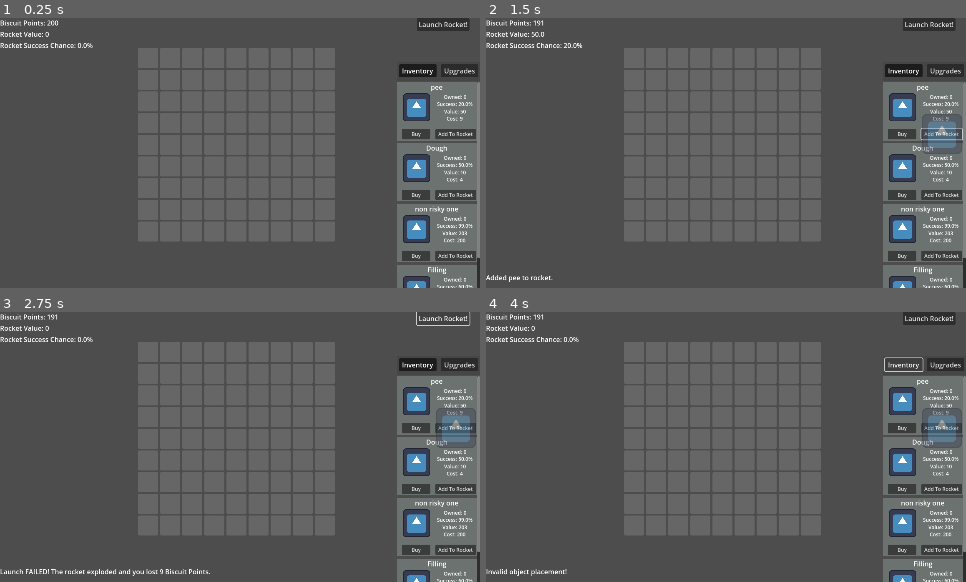
Above: before the commit, frames 1-4 (two rows, left to right).
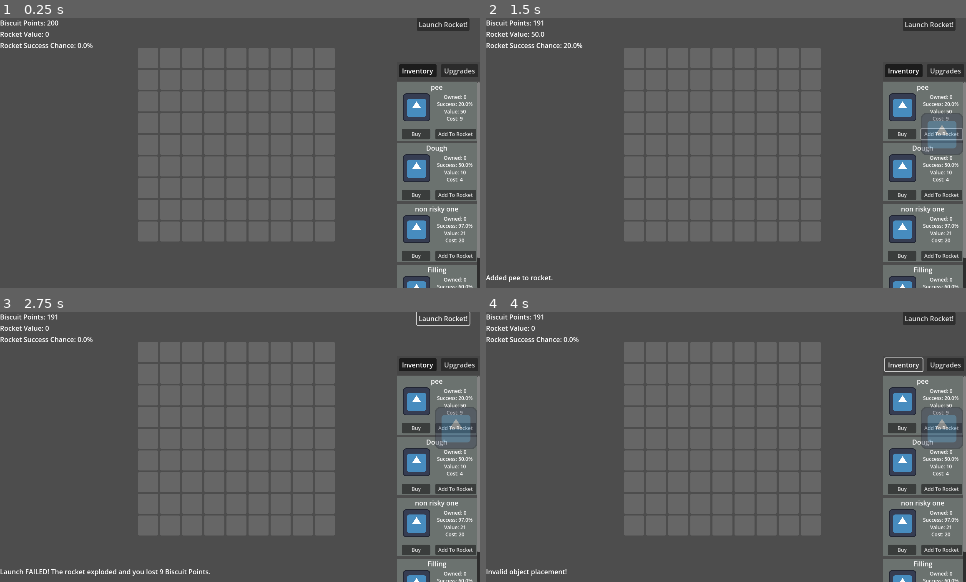
Above: after the commit, the same moments.

Repository: A-coder152/Build-a-Biscship-public
Game: Godot game, scene res://main.tscn
Same seed, same stepped clock (60 frames per second), same inputs: the game is played once before the commit and once after it. The engine's default icon, where the game draws it, is replaced by a stand-in: a white triangle on a blue panel in a dark square.
Inputs:
- Up to frame 1 (0.25 s): no input
- Up to frame 2 (1.5 s): click "Buy" at 0.5 s; click "Add To Rocket" at 1.25 s
- Up to frame 3 (2.75 s): click "Launch Rocket!" at 2 s
- Up to frame 4 (4 s): click "Launch Rocket!" at 2.75 s; click "Inventory" at 3.5 s

The runs differ from the first frame. In frame 1, less than 0.1% of the frame differs, in the area x 92-98%, y 76-83%; in frame 2, 0.2%, in the area x 90-100%, y 35-83%; in frame 3, 0.2%; in frame 4, 0.2%.

Commit message:
item size

Diff:
--- a/Resources/Dough.tres
+++ b/Resources/Dough.tres
@@ -14,4 +14,5 @@
 value_upgrade_cost = 0
 success_upgrade_cost = 0
 locked = false
+blocks = Vector2(2, 2)
 metadata/_custom_type_script = "uid://bfqm5t7ekjk02"
--- a/Resources/Filling.tres
+++ b/Resources/Filling.tres
@@ -14,4 +14,5 @@
 value_upgrade_cost = 10
 success_upgrade_cost = 10
 locked = false
+blocks = Vector2(2, 1)
 metadata/_custom_type_script = "uid://bfqm5t7ekjk02"
--- a/Resources/non_risky.tres
+++ b/Resources/non_risky.tres
@@ -8,10 +8,11 @@
 part_name = "non risky one"
 image = ExtResource("1_4ngou")
 owned = 0
-success = 0.99
-value = 203
-cost = 200
+success = 0.97
+value = 21
+cost = 20
 value_upgrade_cost = 0
 success_upgrade_cost = 0
 locked = false
+blocks = Vector2(1, 1)
 metadata/_custom_type_script = "uid://bfqm5t7ekjk02"
--- a/Resources/parts_resource.gd
+++ b/Resources/parts_resource.gd
@@ -9,3 +9,4 @@
 @export var value_upgrade_cost: int
 @export var success_upgrade_cost: int
 @export var locked: bool
+@export var blocks: Vector2
--- a/Resources/risky one.tres
+++ b/Resources/risky one.tres
@@ -14,4 +14,5 @@
 value_upgrade_cost = 0
 success_upgrade_cost = 0
 locked = false
+blocks = Vector2(3, 3)
 metadata/_custom_type_script = "uid://bfqm5t7ekjk02"
--- a/main.gd
+++ b/main.gd
@@ -85,6 +85,7 @@
 	add_child(placement)
 	placement.global_position = get_global_mouse_position()
 	obj = placement
+	obj.setup(part)
 	# General function to add a part, update cost and failure chance
 	rocket_parts.append(part)
 	if rocket_success_chance:
@@ -127,7 +128,7 @@
 
 func buy_item(item):
 	var idx = items.find(item)
-	if biscuit_points > item.cost:
+	if biscuit_points >= item.cost:
 		items[idx].owned += 1
 		biscuit_points -= item.cost
 		for child in items_container.get_children():
@@ -154,7 +155,7 @@
 
 func upgrade_value(item):
 	var idx = items.find(item)
-	if biscuit_points > item.value_upgrade_cost:
+	if biscuit_points >= item.value_upgrade_cost:
 		message_log.text = "Upgraded value of " + str(item.part_name) + " for " + str(item.value_upgrade_cost) + " Biscuit Points."
 		biscuit_points -= item.value_upgrade_cost
 		items[idx].value *= 1.1
@@ -168,7 +169,7 @@
 
 func upgrade_success(item):
 	var idx = items.find(item)
-	if biscuit_points > item.success_upgrade_cost:
+	if biscuit_points >= item.success_upgrade_cost:
 		message_log.text = "Upgraded success rate of " + str(item.part_name) + " for " + str(item.success_upgrade_cost) + " Biscuit Points."
 		biscuit_points -= item.success_upgrade_cost
 		items[idx].success += (1 - item.success) * 0.1
@@ -260,7 +261,7 @@
 
 func _check_and_highlight_cells(objectCells: Array):
 	isValid = true
-	var objectCellCount = (obj.rect.size.x / gridSize.x) * (obj.rect.size.y / gridSize.y)
+	var objectCellCount = obj.item.blocks.x * obj.item.blocks.y
 
 	if objectCellCount != objectCells.size():
 		isValid = false
--- a/main.tscn
+++ b/main.tscn
@@ -88,7 +88,7 @@
 
 [node name="MessageLog" type="RichTextLabel" parent="UI"]
 offset_top = 611.0
-offset_right = 1145.0
+offset_right = 933.0
 offset_bottom = 649.0
 
 [node name="grid" parent="." instance=ExtResource("3_h2yge")]
--- a/obj.gd
+++ b/obj.gd
@@ -1,6 +1,15 @@
 extends Sprite2D
 
 @export var rect: Rect2
+var item
+
+func setup(part):
+	item = part
+	var dumb = Vector2(item.blocks.x - 1, item.blocks.y - 1)
+	texture = item.image
+	scale = Vector2(item.blocks.x * 0.375, item.blocks.y * 0.375) + dumb * 0.0375
+	print(scale)
+	rect.size = Vector2(item.blocks.x * 20, item.blocks.y * 20) + dumb * 2
 
 func get_global_rect():
 	return Rect2(
